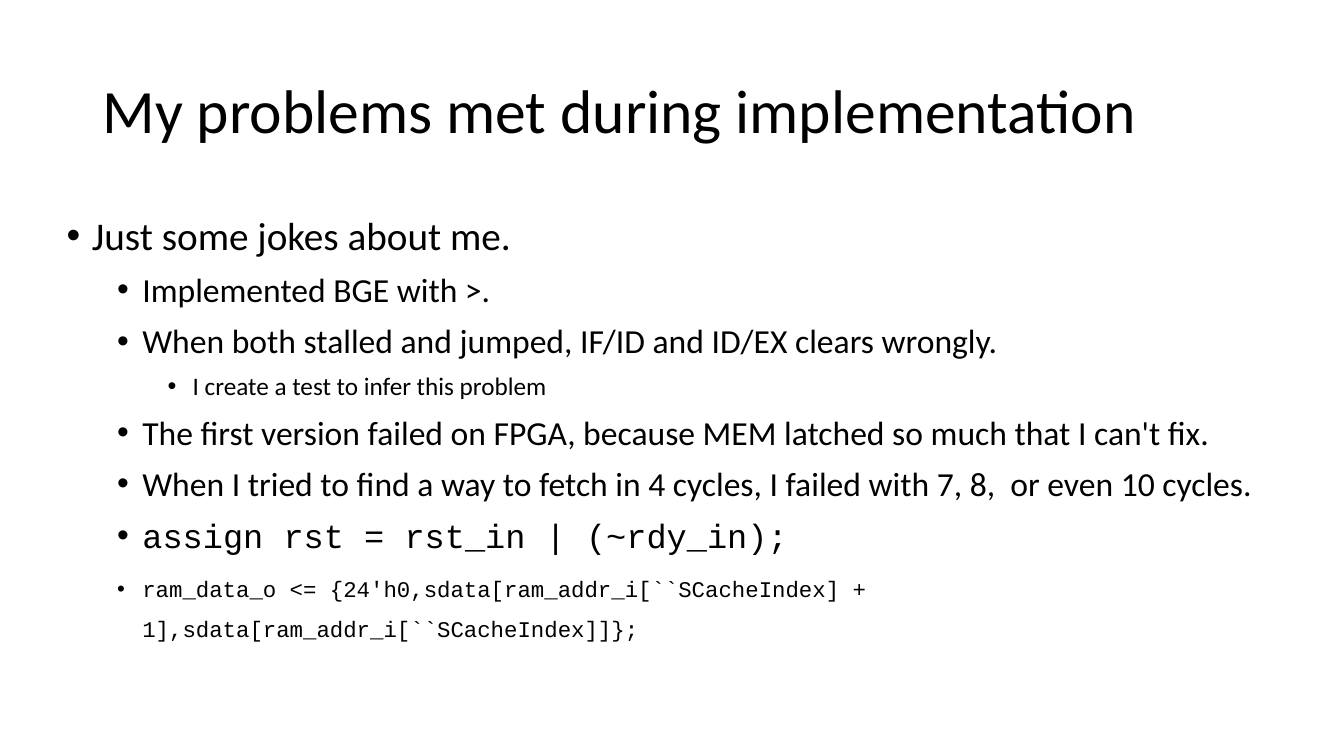
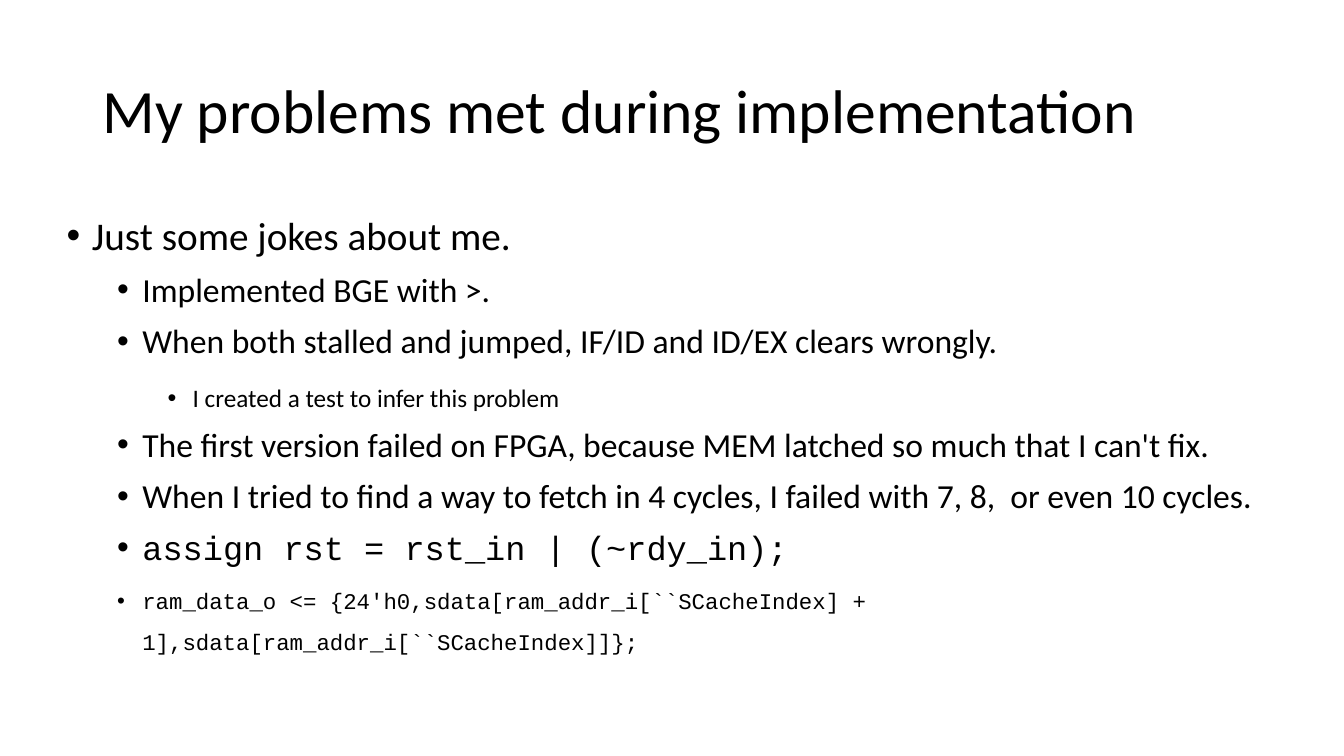
Before and after one commit to fstqwq/PipyV, a slide deck: slide 18 of arch_pre.pptx (slide 15 before the commit). Drawn at 1344x756 pixels with LibreOffice and Linux fonts; fonts in the diff are those of the drawing. Boxes give left, top, right and bottom in pixels: in the first picture for what was removed or moved away, otherwise in the second. Text is boxed around its words. In the diff, an @@ line names an element or a change of style, - is before the commit and + after.

```diff
--- a/arch_pre.pptx
+++ b/arch_pre.pptx
@@ text at bbox=[193, 389, 559, 411]: text changed @@
-    • I create a test to infer this problem
+    • I created a test to infer this problem
```
Also in this commit, not shown: 7 other slides changed, 3 slides added.
